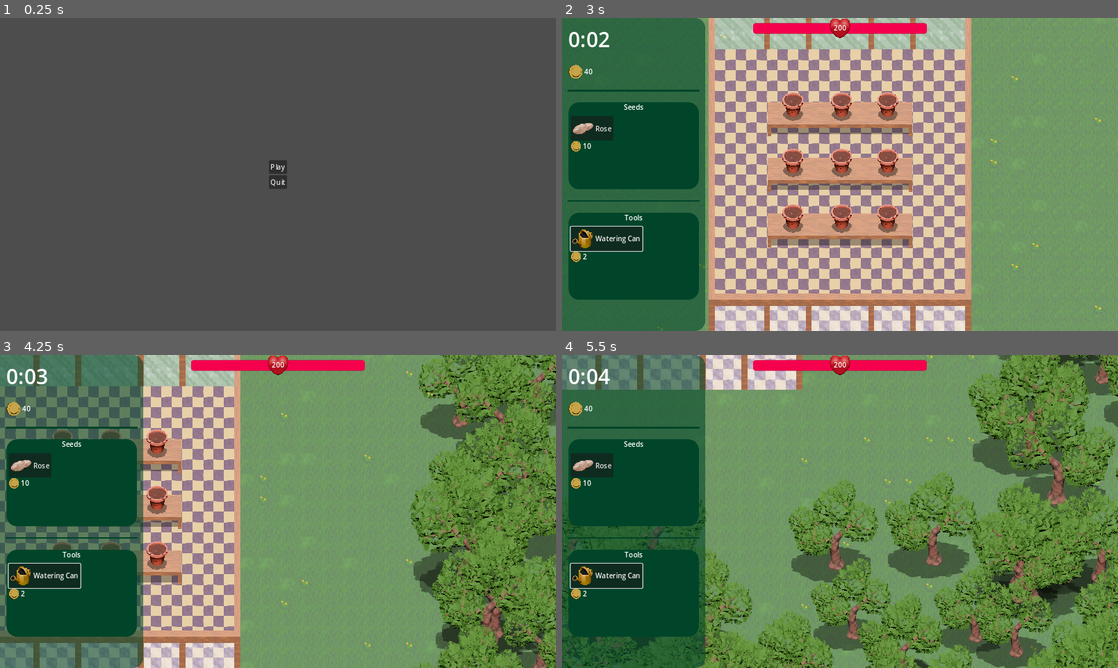
Above: before the commit, frames 1-4 (two rows, left to right).
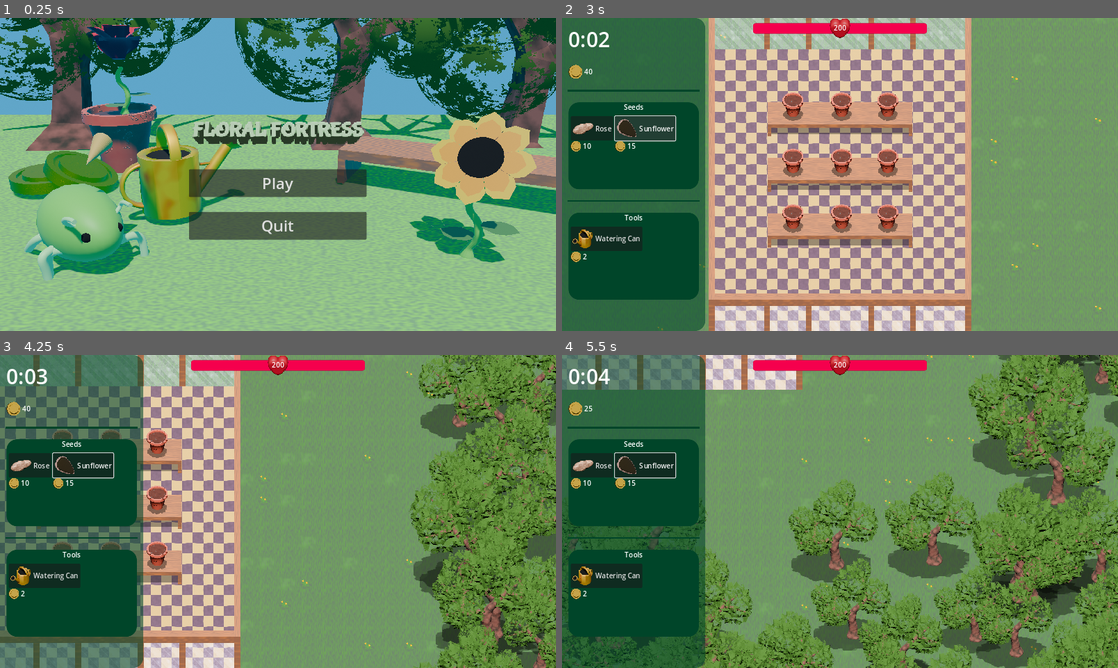
Above: after the commit, the same moments.

Repository: chip003/GDC-Lovefest
Game: Godot game, scene res://Scenes/MainMenu.tscn
Two runs of this game, one before a commit and one after it. Both use one fixed random seed, a clock stepped at 60 frames per second and the inputs below. Sound files missing from this copy of the repository are replaced by a short silence.
Inputs (mouse positions are in pixels of both pictures, inside the frame that each line leads up to):
- Up to frame 1 (0.25 s): no input
- Up to frame 2 (3 s): click "Play" at 0.5 s; click "Rose" at 1.25 s; click "Watering Can" at 2 s; click (645, 127) at 2.75 s, where only the run after the commit has a clickable "Sunflower"
- Up to frame 3 (4.25 s): tap Enter at 3.5 s; move the mouse to (400, 495) at 3.52 s; hold D (right) from 3.53 s (still down); click (400, 495) at 3.6 s
- Up to frame 4 (5.5 s): tap Space at 4.25 s; move the mouse to (728, 527) at 4.27 s; release D (right) at 4.28 s; hold S (down) 4.28-5.03 s; click (728, 527) at 4.35 s; move the mouse to (895, 442) at 5.02 s; hold D (right) from 5.03 s (still down); right-click (895, 442) at 5.1 s; click (895, 442) at 5.3 s

The runs differ from the first frame. In frame 1, 92% of the frame differs, in the area x 0-100%, y 0-100%; in frame 2, 1.1%; in frame 3, 1.1%; in frame 4, 1.1%.

Commit message:
Add sunflower, main menu, and finish up things

Diff:
--- /dev/null
+++ b/Scenes/AudioStreamPlayer.gd
@@ -0,0 +1,5 @@
+extends AudioStreamPlayer
+
+
+func _on_finished():
+	play()
--- a/Scenes/Cursor.gd
+++ b/Scenes/Cursor.gd
@@ -21,6 +21,7 @@
 				currentPot.currentPlant.placed = true
 				currentPot.currentPlant = null
 				currentPot = null
+				$Plant.play()
 
 
 		if Input.is_action_just_pressed("rightclick"):
@@ -44,12 +45,15 @@
 							plant.global_position = pot.global_position
 							get_parent().add_child(plant)
 							get_node("/root/PlayArea").money -= data.Cost
+							$Plant.play()
 					else: #plant does exist
 						if data.Type == "Watering Can": #watering a plant
-							pot.currentPlant.waterLevel = 1.0
-							$Water.restart()
-							$Water.emitting = true
-							get_node("/root/PlayArea").money -= data.Cost
+							if pot.currentPlant.waterLevel <= 0 && pot.currentPlant.growth < 1:
+								pot.currentPlant.waterLevel = 1.0
+								$Water.restart()
+								$Water.emitting = true
+								get_node("/root/PlayArea").money -= data.Cost
+								$WaterSound.play()
 
 				else:
 					if pot.currentPlant: #pickup a plant
--- a/Scenes/Enemy/EnemyAphid.tscn
+++ b/Scenes/Enemy/EnemyAphid.tscn
@@ -6,6 +6,7 @@
 [ext_resource type="Texture2D" uid="uid://lpqbwl1fh1i3" path="res://Sprites/aphid_right.png" id="4_062m6"]
 [ext_resource type="Texture2D" uid="uid://bfvtilro4yhfa" path="res://Sprites/aphid_topright.png" id="5_w5qx8"]
 [ext_resource type="Texture2D" uid="uid://p2i5tc35vgtt" path="res://Sprites/aphid_up.png" id="6_qat7a"]
+[ext_resource type="AudioStream" uid="uid://cmk282ugrtxnw" path="res://Sounds/enemyhit.wav" id="7_qyfl3"]
 
 [sub_resource type="AtlasTexture" id="AtlasTexture_8y6ht"]
 atlas = ExtResource("2_nr7yq")
@@ -316,12 +317,12 @@
 }]
 
 [sub_resource type="CircleShape2D" id="CircleShape2D_7xk6s"]
-radius = 24.0
+radius = 12.0
 
 [node name="Enemy" type="CharacterBody2D" groups=["Enemy"]]
 collision_layer = 2
 script = ExtResource("1_c4cyj")
-speed = 150
+speed = 100
 hp = 2.0
 
 [node name="AnimatedSprite2D" type="AnimatedSprite2D" parent="."]
@@ -332,3 +333,6 @@
 
 [node name="CollisionShape2D" type="CollisionShape2D" parent="."]
 shape = SubResource("CircleShape2D_7xk6s")
+
+[node name="Hit" type="AudioStreamPlayer2D" parent="."]
+stream = ExtResource("7_qyfl3")
--- a/Scenes/Enemy/EnemyRabbit.tscn
+++ b/Scenes/Enemy/EnemyRabbit.tscn
@@ -6,6 +6,7 @@
 [ext_resource type="Texture2D" uid="uid://c10gnfydaqaq6" path="res://Sprites/rabbit_right.png" id="4_o4rso"]
 [ext_resource type="Texture2D" uid="uid://bmtarmsqdp8qb" path="res://Sprites/rabbit_topright.png" id="5_tkm47"]
 [ext_resource type="Texture2D" uid="uid://b1r5nfjflglvn" path="res://Sprites/rabbit_up.png" id="6_36oqt"]
+[ext_resource type="AudioStream" uid="uid://cmk282ugrtxnw" path="res://Sounds/enemyhit.wav" id="7_v8i0y"]
 
 [sub_resource type="AtlasTexture" id="AtlasTexture_4oge4"]
 atlas = ExtResource("2_tkf2l")
@@ -753,3 +754,6 @@
 [node name="CollisionShape2D" type="CollisionShape2D" parent="." index="1"]
 position = Vector2(0, 14)
 shape = SubResource("CircleShape2D_8m4o1")
+
+[node name="Hit" type="AudioStreamPlayer2D" parent="." index="2"]
+stream = ExtResource("7_v8i0y")
--- a/Scenes/Enemy/EnemySpawner.gd
+++ b/Scenes/Enemy/EnemySpawner.gd
@@ -1,14 +1,9 @@
 extends Node
 
 const MAX_ENEMY = 300
-var last_spawn_time
+var spawn_delay = 10.0 # seconds
+var current_spawn_delay = spawn_delay
 
-var spawn_delay = 10 # seconds
-
-var last_move_time
-var move_delay = 3 # seconds
-var enemy_file_paths = []
-var enemy_instances = []
 const enemy_worm = "res://Scenes/Enemy/EnemyWorm.tscn"
 const enemy_rabbit = "res://Scenes/Enemy/EnemyRabbit.tscn"
 const enemy_aphid = "res://Scenes/Enemy/EnemyAphid.tscn"
@@ -23,11 +18,7 @@
 var spawnCount = 1
 
 
-
 func _ready():
-	last_spawn_time = Time.get_ticks_msec()
-	last_move_time = Time.get_ticks_msec()
-
 	min_x = get_parent().limitMin.x
 	max_x = get_parent().limitMax.x
 	min_y = get_parent().limitMin.y
@@ -35,31 +26,19 @@
 
 
 func _process(delta):
-
-	spawnCount += (1/20)*delta
-
-	var current_time = Time.get_ticks_msec()
-	if time_to_spawn(current_time) and not enemy_capacity_reached():
+	if current_spawn_delay <= 0:
+		current_spawn_delay = spawn_delay
 		spawn_enemy()
-		last_spawn_time = current_time
-	if time_to_move(current_time):
-		#move_spawner_to_random_position()
-		last_move_time = current_time
-
-
-func enemy_capacity_reached():
-	return len(enemy_instances) >= MAX_ENEMY
-
-
-func time_to_move(current_time):
-	return current_time - last_move_time > move_delay*1000
-
-
-func time_to_spawn(current_time):
-	return current_time - last_spawn_time > spawn_delay*1000
+	else:
+		current_spawn_delay -= 1*delta
 
 
 func spawn_enemy():
+	spawnCount += 0.2
+
+	if spawn_delay > 2:
+		spawn_delay -= 0.25
+
 	for i in range(floor(spawnCount)):
 		randomize()
 		var random_num = randi_range(0, 100)
@@ -72,7 +51,6 @@
 			enemy_scene = preload(enemy_worm).instantiate()
 		enemy_scene .position = get_random_position()
 		get_parent().add_child(enemy_scene)
-		enemy_instances.append(enemy_scene)
 		print("EnemySpawner: spawned enemy")
 
 
--- a/Scenes/Enemy/EnemyWorm.tscn
+++ b/Scenes/Enemy/EnemyWorm.tscn
@@ -6,6 +6,7 @@
 [ext_resource type="Texture2D" uid="uid://defh01nq154sq" path="res://Sprites/caterpillar_right.png" id="4_5fda5"]
 [ext_resource type="Texture2D" uid="uid://dwcomeln116sq" path="res://Sprites/caterpillar_topright.png" id="5_lh5q7"]
 [ext_resource type="Texture2D" uid="uid://bi365wh4imo6h" path="res://Sprites/caterpillar_up.png" id="6_o6h8f"]
+[ext_resource type="AudioStream" uid="uid://cmk282ugrtxnw" path="res://Sounds/enemyhit.wav" id="7_lkgng"]
 
 [sub_resource type="AtlasTexture" id="AtlasTexture_qxyqe"]
 atlas = ExtResource("2_22bcc")
@@ -749,3 +750,6 @@
 
 [node name="CollisionShape2D" type="CollisionShape2D" parent="."]
 shape = SubResource("CircleShape2D_7xk6s")
+
+[node name="Hit" type="AudioStreamPlayer2D" parent="."]
+stream = ExtResource("7_lkgng")
--- a/Scenes/MainMenu.tscn
+++ b/Scenes/MainMenu.tscn
@@ -1,11 +1,23 @@
-[gd_scene load_steps=2 format=3 uid="uid://dngjalu4j5n3t"]
+[gd_scene load_steps=5 format=3 uid="uid://dngjalu4j5n3t"]
 
 [ext_resource type="Script" path="res://Scenes/MainMenu.gd" id="1_36m2r"]
+[ext_resource type="Texture2D" uid="uid://ywfa88kep617" path="res://Sprites/LOGO.png" id="2_4oy7h"]
+[ext_resource type="AudioStream" uid="uid://c78l3fvn1arbq" path="res://Music/My Song 7.wav" id="2_juc6p"]
+[ext_resource type="Texture2D" uid="uid://cy3e8427nxcfg" path="res://Sprites/mainmenu.png" id="3_274f0"]
 
 [node name="MainMenu" type="Node2D"]
 script = ExtResource("1_36m2r")
 
 [node name="CanvasLayer" type="CanvasLayer" parent="."]
+
+[node name="TextureRect" type="TextureRect" parent="CanvasLayer"]
+anchors_preset = 15
+anchor_right = 1.0
+anchor_bottom = 1.0
+grow_horizontal = 2
+grow_vertical = 2
+texture = ExtResource("3_274f0")
+expand_mode = 3
 
 [node name="CenterContainer" type="CenterContainer" parent="CanvasLayer"]
 anchors_preset = 15
@@ -18,14 +30,30 @@
 
 [node name="VBoxContainer" type="VBoxContainer" parent="CanvasLayer/CenterContainer"]
 layout_mode = 2
+theme_override_constants/separation = 35
+
+[node name="TextureRect" type="TextureRect" parent="CanvasLayer/CenterContainer/VBoxContainer"]
+custom_minimum_size = Vector2(409.925, 103.235)
+layout_mode = 2
+texture = ExtResource("2_4oy7h")
+stretch_mode = 5
 
 [node name="Play" type="Button" parent="CanvasLayer/CenterContainer/VBoxContainer"]
+custom_minimum_size = Vector2(345.69, 63.865)
 layout_mode = 2
+theme_override_font_sizes/font_size = 36
 text = "Play"
 
 [node name="Quit" type="Button" parent="CanvasLayer/CenterContainer/VBoxContainer"]
+custom_minimum_size = Vector2(0, 63.865)
 layout_mode = 2
+theme_override_font_sizes/font_size = 36
 text = "Quit"
+
+[node name="AudioStreamPlayer" type="AudioStreamPlayer" parent="."]
+stream = ExtResource("2_juc6p")
+volume_db = -20.0
+autoplay = true
 
 [connection signal="pressed" from="CanvasLayer/CenterContainer/VBoxContainer/Play" to="." method="_on_button_pressed"]
 [connection signal="pressed" from="CanvasLayer/CenterContainer/VBoxContainer/Quit" to="." method="_on_quit_pressed"]
--- a/Scenes/Plants/plant.gd
+++ b/Scenes/Plants/plant.gd
@@ -16,6 +16,7 @@
 @export var projectileSpeed = 600.0
 @export var projectileDamage = 1.0
 @export var attackRange = 384
+@export var canAttack = true
 
 var followTarget = null
 var placed = false
@@ -50,28 +51,36 @@
 		waterLevel -= (1/dryTime)*delta
 
 	if placed: #code to be ran when plant is adult
-		var enemies = get_tree().get_nodes_in_group("Enemy")
-		var dist = INF
-		var target = null
+		if canAttack:
+			var enemies = get_tree().get_nodes_in_group("Enemy")
+			var dist = INF
+			var target = null
 
-		for i in enemies:
-			if global_position.distance_to(i.global_position) < dist:
-				dist = global_position.distance_to(i.global_position)
-				target = i
+			for i in enemies:
+				if global_position.distance_to(i.global_position) < dist:
+					dist = global_position.distance_to(i.global_position)
+					target = i
 
-		if target:
-			if dist < attackRange:
-				if attackCooldown <= 0:
-					print("shotthorn")
-					var thorn = preload("res://Scenes/Plants/thorn.tscn").instantiate()
-					thorn.global_position = global_position
-					thorn.direction = global_position.direction_to(target.global_position)
-					thorn.speed = projectileSpeed
-					thorn.damage = projectileDamage
-					get_parent().add_child(thorn)
-					attackCooldown = attackTime
-				else:
-					attackCooldown -= 1*delta
+			if target:
+				if dist < attackRange:
+					if attackCooldown <= 0:
+						$Shoot.pitch_scale = randf_range(0.75,1.25)
+						$Shoot.play()
+						var thorn = preload("res://Scenes/Plants/thorn.tscn").instantiate()
+						thorn.global_position = global_position
+						thorn.direction = global_position.direction_to(target.global_position)
+						thorn.speed = projectileSpeed
+						thorn.damage = projectileDamage
+						get_parent().add_child(thorn)
+						attackCooldown = attackTime
+					else:
+						attackCooldown -= 1*delta
+		else:
+			if attackCooldown <= 0:
+				get_node("/root/PlayArea").money += 1
+				attackCooldown = attackTime
+			else:
+				attackCooldown -= 1*delta
 
 	if currentHP <= 0:
 		queue_free()
--- a/Scenes/Plants/rose.tscn
+++ b/Scenes/Plants/rose.tscn
@@ -1,7 +1,8 @@
-[gd_scene load_steps=18 format=3 uid="uid://d3uism5hfybuy"]
+[gd_scene load_steps=19 format=3 uid="uid://d3uism5hfybuy"]
 
 [ext_resource type="Script" path="res://Scenes/Plants/plant.gd" id="1_h5asr"]
 [ext_resource type="Texture2D" uid="uid://c5hhxp765tnqc" path="res://Sprites/rose.png" id="2_3mxpn"]
+[ext_resource type="AudioStream" uid="uid://cyn14hekj82t7" path="res://Sounds/shoot.wav" id="3_6dc5o"]
 
 [sub_resource type="CircleShape2D" id="CircleShape2D_kc0h0"]
 radius = 24.0
@@ -129,3 +130,8 @@
 theme_override_styles/fill = SubResource("StyleBoxFlat_d1jdh")
 value = 50.0
 show_percentage = false
+
+[node name="Shoot" type="AudioStreamPlayer2D" parent="."]
+stream = ExtResource("3_6dc5o")
+volume_db = -15.0
+max_distance = 1024.0
--- /dev/null
+++ b/Scenes/Plants/sunflower.tscn
@@ -0,0 +1,140 @@
+[gd_scene load_steps=19 format=3 uid="uid://d3xnh0pu302e5"]
+
+[ext_resource type="Script" path="res://Scenes/Plants/plant.gd" id="1_ivgu8"]
+[ext_resource type="Texture2D" uid="uid://dvedebw6ik4j6" path="res://Sprites/sunflower.png" id="2_1fn4w"]
+[ext_resource type="AudioStream" uid="uid://cyn14hekj82t7" path="res://Sounds/shoot.wav" id="3_psnt4"]
+
+[sub_resource type="CircleShape2D" id="CircleShape2D_kc0h0"]
+radius = 24.0
+
+[sub_resource type="AtlasTexture" id="AtlasTexture_3qg8m"]
+atlas = ExtResource("2_1fn4w")
+region = Rect2(0, 0, 70, 70)
+
+[sub_resource type="AtlasTexture" id="AtlasTexture_el5fx"]
+atlas = ExtResource("2_1fn4w")
+region = Rect2(70, 0, 70, 70)
+
+[sub_resource type="AtlasTexture" id="AtlasTexture_yx1we"]
+atlas = ExtResource("2_1fn4w")
+region = Rect2(140, 0, 70, 70)
+
+[sub_resource type="AtlasTexture" id="AtlasTexture_hbepm"]
+atlas = ExtResource("2_1fn4w")
+region = Rect2(210, 0, 70, 70)
+
+[sub_resource type="AtlasTexture" id="AtlasTexture_octdm"]
+atlas = ExtResource("2_1fn4w")
+region = Rect2(280, 0, 70, 70)
+
+[sub_resource type="AtlasTexture" id="AtlasTexture_ccvfw"]
+atlas = ExtResource("2_1fn4w")
+region = Rect2(350, 0, 70, 70)
+
+[sub_resource type="AtlasTexture" id="AtlasTexture_p808d"]
+atlas = ExtResource("2_1fn4w")
+region = Rect2(420, 0, 70, 70)
+
+[sub_resource type="AtlasTexture" id="AtlasTexture_08lrl"]
+atlas = ExtResource("2_1fn4w")
+region = Rect2(490, 0, 70, 70)
+
+[sub_resource type="AtlasTexture" id="AtlasTexture_wbogy"]
+atlas = ExtResource("2_1fn4w")
+region = Rect2(560, 0, 70, 70)
+
+[sub_resource type="AtlasTexture" id="AtlasTexture_05l2t"]
+atlas = ExtResource("2_1fn4w")
+region = Rect2(630, 0, 70, 70)
+
+[sub_resource type="AtlasTexture" id="AtlasTexture_emt6g"]
+atlas = ExtResource("2_1fn4w")
+region = Rect2(700, 0, 70, 70)
+
+[sub_resource type="AtlasTexture" id="AtlasTexture_firi6"]
+atlas = ExtResource("2_1fn4w")
+region = Rect2(770, 0, 70, 70)
+
+[sub_resource type="SpriteFrames" id="SpriteFrames_6tdgg"]
+animations = [{
+"frames": [{
+"duration": 1.0,
+"texture": SubResource("AtlasTexture_3qg8m")
+}, {
+"duration": 1.0,
+"texture": SubResource("AtlasTexture_el5fx")
+}, {
+"duration": 1.0,
+"texture": SubResource("AtlasTexture_yx1we")
+}, {
+"duration": 1.0,
+"texture": SubResource("AtlasTexture_hbepm")
+}, {
+"duration": 1.0,
+"texture": SubResource("AtlasTexture_octdm")
+}, {
+"duration": 1.0,
+"texture": SubResource("AtlasTexture_ccvfw")
+}, {
+"duration": 1.0,
+"texture": SubResource("AtlasTexture_p808d")
+}, {
+"duration": 1.0,
+"texture": SubResource("AtlasTexture_08lrl")
+}, {
+"duration": 1.0,
+"texture": SubResource("AtlasTexture_wbogy")
+}, {
+"duration": 1.0,
+"texture": SubResource("AtlasTexture_05l2t")
+}, {
+"duration": 1.0,
+"texture": SubResource("AtlasTexture_emt6g")
+}, {
+"duration": 1.0,
+"texture": SubResource("AtlasTexture_firi6")
+}],
+"loop": true,
+"name": &"idle",
+"speed": 12.0
+}]
+
+[sub_resource type="StyleBoxFlat" id="StyleBoxFlat_d1jdh"]
+bg_color = Color(1, 0.341176, 0.305882, 1)
+corner_radius_top_left = 6
+corner_radius_top_right = 6
+corner_radius_bottom_right = 6
+corner_radius_bottom_left = 6
+
+[node name="Sunflower" type="StaticBody2D" groups=["Plant"]]
+z_index = 2
+script = ExtResource("1_ivgu8")
+hp = 10.0
+attackTime = 10.0
+canAttack = false
+
+[node name="CollisionShape2D" type="CollisionShape2D" parent="."]
+shape = SubResource("CircleShape2D_kc0h0")
+
+[node name="Sprite" type="AnimatedSprite2D" parent="."]
+sprite_frames = SubResource("SpriteFrames_6tdgg")
+animation = &"idle"
+autoplay = "idle"
+frame_progress = 0.273767
+offset = Vector2(0, -32)
+
+[node name="HealthBar" type="ProgressBar" parent="."]
+custom_minimum_size = Vector2(96, 16)
+offset_left = -48.0
+offset_top = -84.0
+offset_right = 48.0
+offset_bottom = -68.0
+pivot_offset = Vector2(48, 0)
+theme_override_styles/fill = SubResource("StyleBoxFlat_d1jdh")
+value = 50.0
+show_percentage = false
+
+[node name="Shoot" type="AudioStreamPlayer2D" parent="."]
+stream = ExtResource("3_psnt4")
+volume_db = -15.0
+max_distance = 1024.0
--- a/Scenes/Plants/thorn.gd
+++ b/Scenes/Plants/thorn.gd
@@ -12,4 +12,7 @@
 func _on_body_entered(body):
 	if body is Enemy:
 		body.currentHP -= damage
+		var player = body.get_node("Hit")
+		player.pitch_scale = randf_range(0.75,1.25)
+		player.play()
 		queue_free()
--- a/Scenes/PlayArea.tscn
+++ b/Scenes/PlayArea.tscn
@@ -9,9 +9,15 @@
 [ext_resource type="PackedScene" uid="uid://bsur1ctde5mxm" path="res://Scenes/seedButton.tscn" id="5_aevuh"]
 [ext_resource type="Texture2D" uid="uid://cpkfw171yetuv" path="res://Sprites/wateringcan.png" id="5_u2gma"]
 [ext_resource type="Texture2D" uid="uid://bn4mwnvm25bw0" path="res://Sprites/bench.png" id="5_ye7yr"]
+[ext_resource type="Texture2D" uid="uid://bmkc56mg1cl6u" path="res://Sprites/sunflower_seed.png" id="6_5hvvj"]
 [ext_resource type="Texture2D" uid="uid://b32tvx15b7s4g" path="res://Sprites/heart.png" id="6_oextu"]
+[ext_resource type="PackedScene" uid="uid://d3xnh0pu302e5" path="res://Scenes/Plants/sunflower.tscn" id="7_dx6kj"]
 [ext_resource type="PackedScene" uid="uid://b56edep2iywhf" path="res://Scenes/Pot.tscn" id="8_mi2f7"]
 [ext_resource type="Script" path="res://Scenes/Cursor.gd" id="10_rqcyb"]
+[ext_resource type="AudioStream" uid="uid://bmtb5fs22vwc5" path="res://Sounds/dirtnew.wav" id="13_05k6f"]
+[ext_resource type="AudioStream" uid="uid://pamgf4ak2kkn" path="res://Music/normal_song.wav" id="13_lxwmj"]
+[ext_resource type="AudioStream" uid="uid://chdcmhtd1m1ok" path="res://Sounds/wateringcan.wav" id="14_m2y8m"]
+[ext_resource type="Script" path="res://Scenes/AudioStreamPlayer.gd" id="16_2tg54"]
 
 [sub_resource type="StyleBoxFlat" id="StyleBoxFlat_gr88j"]
 bg_color = Color(0, 0.270588, 0.160784, 0.588235)
@@ -201,10 +207,24 @@
 [node name="GridContainer" type="GridContainer" parent="CanvasLayer/MarginContainer/MarginContainer/VBoxContainer/Seeds/VBoxContainer/MarginContainer"]
 layout_mode = 2
 size_flags_vertical = 3
+columns = 2
 
 [node name="SeedButton" parent="CanvasLayer/MarginContainer/MarginContainer/VBoxContainer/Seeds/VBoxContainer/MarginContainer/GridContainer" instance=ExtResource("5_aevuh")]
 layout_mode = 2
 theme_override_font_sizes/font_size = 16
+
+[node name="Sunflower" parent="CanvasLayer/MarginContainer/MarginContainer/VBoxContainer/Seeds/VBoxContainer/MarginContainer/GridContainer" instance=ExtResource("5_aevuh")]
+layout_mode = 2
+theme_override_font_sizes/font_size = 16
+text = "Sunflower"
+desc = "Generates money while planted outside the nursery."
+data = {
+"Cost": 15,
+"Name": "Rose",
+"Scene": ExtResource("7_dx6kj"),
+"Sprite": ExtResource("6_5hvvj"),
+"Type": "Seed"
+}
 
 [node name="HSeparator2" type="HSeparator" parent="CanvasLayer/MarginContainer/MarginContainer/VBoxContainer"]
 layout_mode = 2
@@ -375,3 +395,17 @@
 
 [node name="CollisionShape2D" type="CollisionShape2D" parent="Cursor/CollisionCheck"]
 shape = SubResource("CircleShape2D_napiw")
+
+[node name="Plant" type="AudioStreamPlayer" parent="Cursor"]
+stream = ExtResource("13_05k6f")
+
+[node name="WaterSound" type="AudioStreamPlayer" parent="Cursor"]
+stream = ExtResource("14_m2y8m")
+
+[node name="AudioStreamPlayer" type="AudioStreamPlayer" parent="."]
+stream = ExtResource("13_lxwmj")
+volume_db = -15.0
+autoplay = true
+script = ExtResource("16_2tg54")
+
+[connection signal="finished" from="AudioStreamPlayer" to="AudioStreamPlayer" method="_on_finished"]
Not shown: 1 places in Scenes/Enemy/EnemyAphid.tscn that only renumber resources
Not shown: 1 places in Scenes/Enemy/EnemyRabbit.tscn that only renumber resources
Not shown: 1 places in Scenes/Enemy/EnemyWorm.tscn that only renumber resources
Not shown: 1 places in Scenes/PlayArea.tscn that only renumber resources
Not shown, added: Sounds/dirtnew.wav.import
Not shown, added: Sounds/enemyhit.wav.import
Not shown, added: Sounds/plant.wav.import
Not shown, added: Sounds/shoot.wav.import
Not shown, added: Sounds/wateringcan.wav.import
Binary file added: Sprites/LOGO.png
Not shown, added: Sprites/LOGO.png.import
Binary file added: Sprites/mainmenu.png
(and 10 more such lines)
